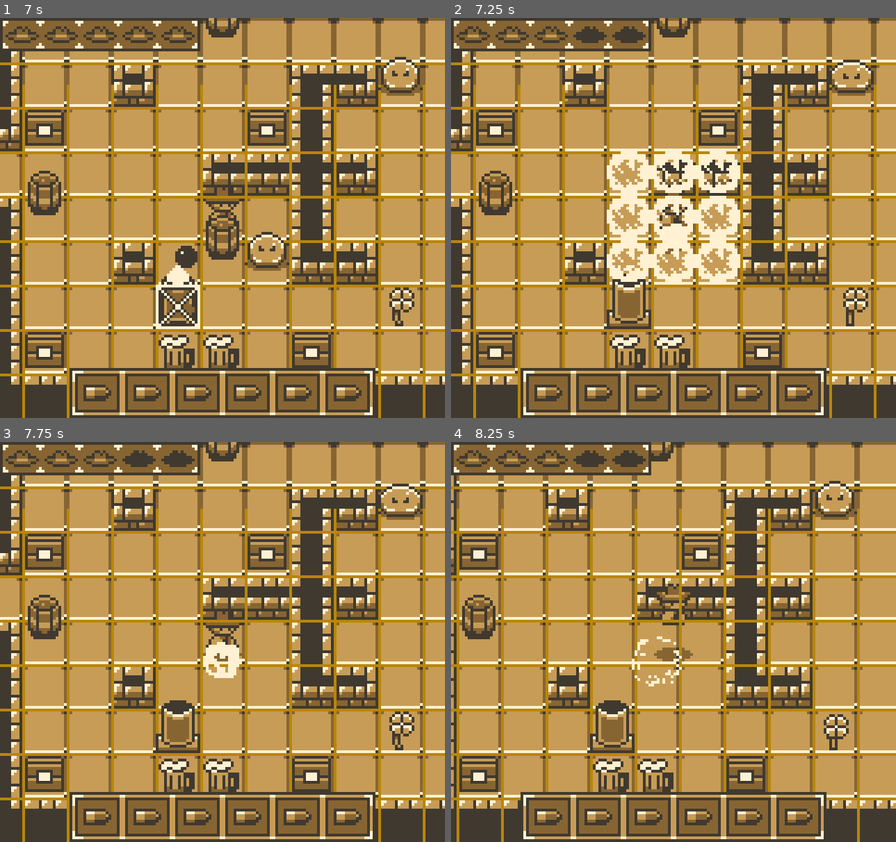
Above: before the commit, frames 1-4 (two rows, left to right).
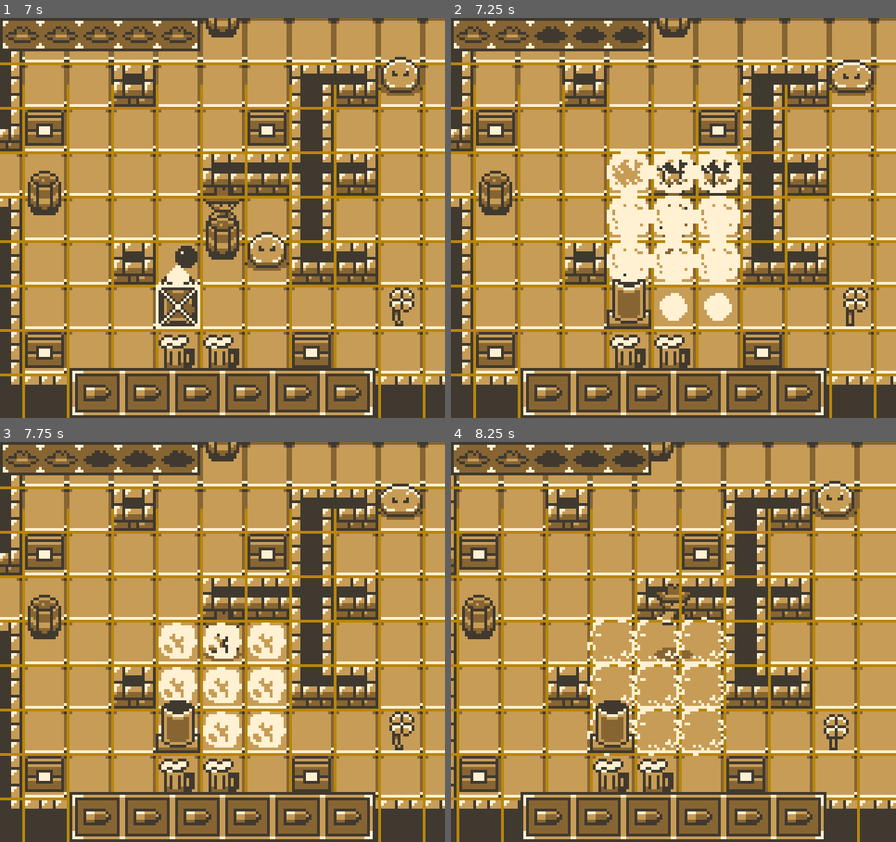
Above: after the commit, the same moments.

Repository: ThGnommy/gb-jam-13
Game: Godot game, scene res://scenes/UI/main_menu.tscn
Two runs of this game, one before a commit and one after it. Both use one fixed random seed, a clock stepped at 60 frames per second and the inputs below.
Inputs:
- Up to frame 1 (7 s): click "Play" at 0.5 s; hold Right (right) 1.28-2.03 s; hold Z (fire) 1.28-2.03 s; hold Down (down) 2.03-2.78 s; tap X (move) every 1.5 s from 2.1 to 6.6 s; hold Right (right) 2.78-3.53 s; hold Z (fire) 2.78-3.53 s; hold W (shootUp) 3.53-4.28 s; hold Z (fire) 4.28-5.03 s; hold Left (left) 4.28-5.78 s; hold Down (down) 5.78-6.53 s; hold Z (fire) 5.78-6.53 s; hold Right (right) from 6.53 s (still down)
- Up to frame 2 (7.25 s): keep holding Right (right)
- Up to frame 3 (7.75 s): release Right (right) at 7.28 s; hold W (shootUp) from 7.28 s (still down); hold Z (fire) from 7.28 s (still down)
- Up to frame 4 (8.25 s): release W (shootUp) at 8.03 s; release Z (fire) at 8.03 s; hold Right (right) from 8.03 s (still down); tap X (move) at 8.1 s

Frame 1 is identical in both runs. In frame 2, 2.0% of the frame differs, in the area x 19-64%, y 2-76%; in frame 3, 4.2%, in the area x 19-65%, y 2-77%; in frame 4, 1.9%.

Commit message:
Exploding barrels

Diff:
--- a/scenes/dynamite_bullet.tscn
+++ b/scenes/dynamite_bullet.tscn
@@ -21,36 +21,57 @@
 [sub_resource type="RectangleShape2D" id="RectangleShape2D_7nyo1"]
 size = Vector2(10, 7)
 
-[sub_resource type="AtlasTexture" id="AtlasTexture_kvv4k"]
+[sub_resource type="AtlasTexture" id="AtlasTexture_iig3a"]
 atlas = ExtResource("2_gg3b4")
-region = Rect2(0, 48, 16, 24)
+region = Rect2(0, 48, 24, 24)
 
-[sub_resource type="AtlasTexture" id="AtlasTexture_uy6ga"]
+[sub_resource type="AtlasTexture" id="AtlasTexture_qjbje"]
 atlas = ExtResource("2_gg3b4")
-region = Rect2(16, 48, 16, 24)
+region = Rect2(24, 48, 24, 24)
 
-[sub_resource type="AtlasTexture" id="AtlasTexture_oqdwt"]
+[sub_resource type="AtlasTexture" id="AtlasTexture_l2hbg"]
 atlas = ExtResource("2_gg3b4")
-region = Rect2(32, 48, 16, 24)
+region = Rect2(48, 48, 24, 24)
 
-[sub_resource type="AtlasTexture" id="AtlasTexture_diusv"]
+[sub_resource type="AtlasTexture" id="AtlasTexture_y2hji"]
 atlas = ExtResource("2_gg3b4")
-region = Rect2(48, 48, 16, 24)
+region = Rect2(72, 48, 24, 24)
+
+[sub_resource type="AtlasTexture" id="AtlasTexture_lhj20"]
+atlas = ExtResource("2_gg3b4")
+region = Rect2(96, 48, 24, 24)
+
+[sub_resource type="AtlasTexture" id="AtlasTexture_43ygc"]
+atlas = ExtResource("2_gg3b4")
+region = Rect2(120, 48, 24, 24)
+
+[sub_resource type="AtlasTexture" id="AtlasTexture_kepss"]
+atlas = ExtResource("2_gg3b4")
+region = Rect2(144, 48, 24, 24)
 
 [sub_resource type="SpriteFrames" id="SpriteFrames_rnwde"]
 animations = [{
 "frames": [{
 "duration": 1.0,
-"texture": SubResource("AtlasTexture_kvv4k")
+"texture": SubResource("AtlasTexture_iig3a")
 }, {
 "duration": 1.0,
-"texture": SubResource("AtlasTexture_uy6ga")
+"texture": SubResource("AtlasTexture_qjbje")
 }, {
 "duration": 1.0,
-"texture": SubResource("AtlasTexture_oqdwt")
+"texture": SubResource("AtlasTexture_l2hbg")
 }, {
 "duration": 1.0,
-"texture": SubResource("AtlasTexture_diusv")
+"texture": SubResource("AtlasTexture_y2hji")
+}, {
+"duration": 1.0,
+"texture": SubResource("AtlasTexture_lhj20")
+}, {
+"duration": 1.0,
+"texture": SubResource("AtlasTexture_43ygc")
+}, {
+"duration": 1.0,
+"texture": SubResource("AtlasTexture_kepss")
 }],
 "loop": false,
 "name": &"explode",
@@ -96,7 +117,6 @@
 sprite_frames = SubResource("SpriteFrames_rnwde")
 animation = &"explode"
 autoplay = "explode"
-frame = 3
 frame_progress = 1.0
 
 [connection signal="tree_exited" from="." to="." method="_on_tree_exited"]
--- a/scenes/objects/barrel.tscn
+++ b/scenes/objects/barrel.tscn
@@ -1,6 +1,6 @@
-[gd_scene load_steps=15 format=3 uid="uid://c5yswikogtdy6"]
+[gd_scene load_steps=23 format=3 uid="uid://c5yswikogtdy6"]
 
-[ext_resource type="Script" uid="uid://ckk3ajiu4q41c" path="res://scenes/scripts/object.gd" id="1_1kn84"]
+[ext_resource type="Script" uid="uid://c2lv1tldc3xbd" path="res://scenes/scripts/barrel.gd" id="1_kldud"]
 [ext_resource type="PackedScene" uid="uid://cyd3qfm83ijsf" path="res://HealthComponent.tscn" id="2_kldud"]
 [ext_resource type="Texture2D" uid="uid://doaybsk03jlxj" path="res://assets/sprites/Player/StandardBullet-Sheet.png" id="3_kldud"]
 [ext_resource type="Texture2D" uid="uid://14owcfhpdnx4" path="res://assets/sprites/Environment/Barrel.png" id="3_tw3it"]
@@ -77,8 +77,65 @@
 [sub_resource type="RectangleShape2D" id="RectangleShape2D_6obf0"]
 size = Vector2(16, 16)
 
+[sub_resource type="AtlasTexture" id="AtlasTexture_0euvw"]
+atlas = ExtResource("3_kldud")
+region = Rect2(0, 48, 24, 24)
+
+[sub_resource type="AtlasTexture" id="AtlasTexture_s31fp"]
+atlas = ExtResource("3_kldud")
+region = Rect2(24, 48, 24, 24)
+
+[sub_resource type="AtlasTexture" id="AtlasTexture_iajcx"]
+atlas = ExtResource("3_kldud")
+region = Rect2(48, 48, 24, 24)
+
+[sub_resource type="AtlasTexture" id="AtlasTexture_t0lvj"]
+atlas = ExtResource("3_kldud")
+region = Rect2(72, 48, 24, 24)
+
+[sub_resource type="AtlasTexture" id="AtlasTexture_xbyhe"]
+atlas = ExtResource("3_kldud")
+region = Rect2(96, 48, 24, 24)
+
+[sub_resource type="AtlasTexture" id="AtlasTexture_gdgk0"]
+atlas = ExtResource("3_kldud")
+region = Rect2(120, 48, 24, 24)
+
+[sub_resource type="AtlasTexture" id="AtlasTexture_3c64l"]
+atlas = ExtResource("3_kldud")
+region = Rect2(144, 48, 24, 24)
+
+[sub_resource type="SpriteFrames" id="SpriteFrames_kldud"]
+animations = [{
+"frames": [{
+"duration": 1.0,
+"texture": SubResource("AtlasTexture_0euvw")
+}, {
+"duration": 1.0,
+"texture": SubResource("AtlasTexture_s31fp")
+}, {
+"duration": 1.0,
+"texture": SubResource("AtlasTexture_iajcx")
+}, {
+"duration": 1.0,
+"texture": SubResource("AtlasTexture_t0lvj")
+}, {
+"duration": 1.0,
+"texture": SubResource("AtlasTexture_xbyhe")
+}, {
+"duration": 1.0,
+"texture": SubResource("AtlasTexture_gdgk0")
+}, {
+"duration": 1.0,
+"texture": SubResource("AtlasTexture_3c64l")
+}],
+"loop": false,
+"name": &"explode",
+"speed": 5.0
+}]
+
 [node name="Barrel" type="Node2D"]
-script = ExtResource("1_1kn84")
+script = ExtResource("1_kldud")
 
 [node name="HealthComponent" parent="." instance=ExtResource("2_kldud")]
 
@@ -92,3 +149,50 @@
 
 [node name="CollisionShape2D" type="CollisionShape2D" parent="Area2D"]
 shape = SubResource("RectangleShape2D_6obf0")
+
+[node name="ExplosionSprites" type="Node2D" parent="."]
+
+[node name="ExplosionSprite" type="AnimatedSprite2D" parent="ExplosionSprites"]
+sprite_frames = SubResource("SpriteFrames_kldud")
+animation = &"explode"
+autoplay = "explode"
+
+[node name="ExplosionSprite2" type="AnimatedSprite2D" parent="ExplosionSprites"]
+sprite_frames = SubResource("SpriteFrames_kldud")
+animation = &"explode"
+autoplay = "explode"
+
+[node name="ExplosionSprite3" type="AnimatedSprite2D" parent="ExplosionSprites"]
+sprite_frames = SubResource("SpriteFrames_kldud")
+animation = &"explode"
+autoplay = "explode"
+
+[node name="ExplosionSprite4" type="AnimatedSprite2D" parent="ExplosionSprites"]
+sprite_frames = SubResource("SpriteFrames_kldud")
+animation = &"explode"
+autoplay = "explode"
+
+[node name="ExplosionSprite5" type="AnimatedSprite2D" parent="ExplosionSprites"]
+sprite_frames = SubResource("SpriteFrames_kldud")
+animation = &"explode"
+autoplay = "explode"
+
+[node name="ExplosionSprite6" type="AnimatedSprite2D" parent="ExplosionSprites"]
+sprite_frames = SubResource("SpriteFrames_kldud")
+animation = &"explode"
+autoplay = "explode"
+
+[node name="ExplosionSprite7" type="AnimatedSprite2D" parent="ExplosionSprites"]
+sprite_frames = SubResource("SpriteFrames_kldud")
+animation = &"explode"
+autoplay = "explode"
+
+[node name="ExplosionSprite8" type="AnimatedSprite2D" parent="ExplosionSprites"]
+sprite_frames = SubResource("SpriteFrames_kldud")
+animation = &"explode"
+autoplay = "explode"
+
+[node name="ExplosionSprite9" type="AnimatedSprite2D" parent="ExplosionSprites"]
+sprite_frames = SubResource("SpriteFrames_kldud")
+animation = &"explode"
+autoplay = "explode"
--- a/scenes/scripts/HealthComponent.gd
+++ b/scenes/scripts/HealthComponent.gd
@@ -4,6 +4,7 @@
 
 @export var currentHealth : int = 1
 @export var maxHealth : int = 1
+@onready var is_disabled = false
 
 func init(health: int):
 	maxHealth = health
@@ -22,6 +23,8 @@
 	health_change.emit()
 
 func take_damage(damage: int):
+	if is_disabled:
+		return
 	assert(damage >= 0)
 	if currentHealth - damage < 1:
 		currentHealth = 0
@@ -31,6 +34,9 @@
 
 	health_change.emit()
 
+func disable():
+	is_disabled = true  # Like Fabio
+
 func handle_death():
 	assert(get_parent().has_method("die"))
 	get_parent().die()
--- /dev/null
+++ b/scenes/scripts/barrel.gd
@@ -0,0 +1,39 @@
+extends AnObject
+
+class_name Barrel
+
+var damage : int = 1
+
+func _ready() -> void:
+	super._ready()
+	for explosion_sprite in $ExplosionSprites.get_children():
+		explosion_sprite.hide()
+
+func die():
+	explode()
+	super.die()
+
+func explode() -> void:
+	# Barrel should explode in a 3x3 area
+	var exploded_cells = []
+	$HealthComponent.disable()
+	for x in range(-1, 2):
+		for y in range(-1, 2):
+			var cell = current_cell + Vector2i(x, y)
+			exploded_cells.append(cell)
+
+	for cell in exploded_cells:
+		var explosion_sprite = $ExplosionSprites.get_children()[exploded_cells.find(cell)]
+		var world_pos_of_cell = GridManager.cell_to_world(cell)
+		explosion_sprite.global_position = world_pos_of_cell
+		explosion_sprite.show()
+		$AnimatedSprite2D.hide()
+		explosion_sprite.play("explode")
+
+		if GridManager.is_cell_outside_bounds(cell) or cell == current_cell:
+			continue
+		if not GridManager.is_cell_free(cell):
+			var hitEntity = GridManager.get_entity_at_cell(cell)
+			var healthComp = hitEntity.get_node_or_null("HealthComponent")
+			if healthComp:
+				healthComp.take_damage(damage)
Not shown: 1 places in scenes/dynamite_bullet.tscn that only renumber resources
Not shown, added: scenes/scripts/barrel.gd.uid
